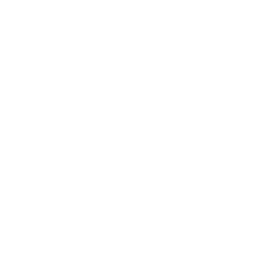
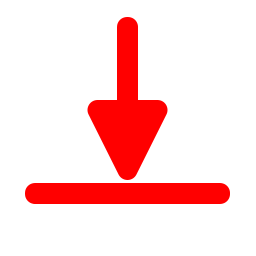
Revision of a layered 256 × 256 image; what changed, layer by layer:
painted on "Line 2" over [87,17,168,200]
painted on "Line 1" over [25,183,230,204]
